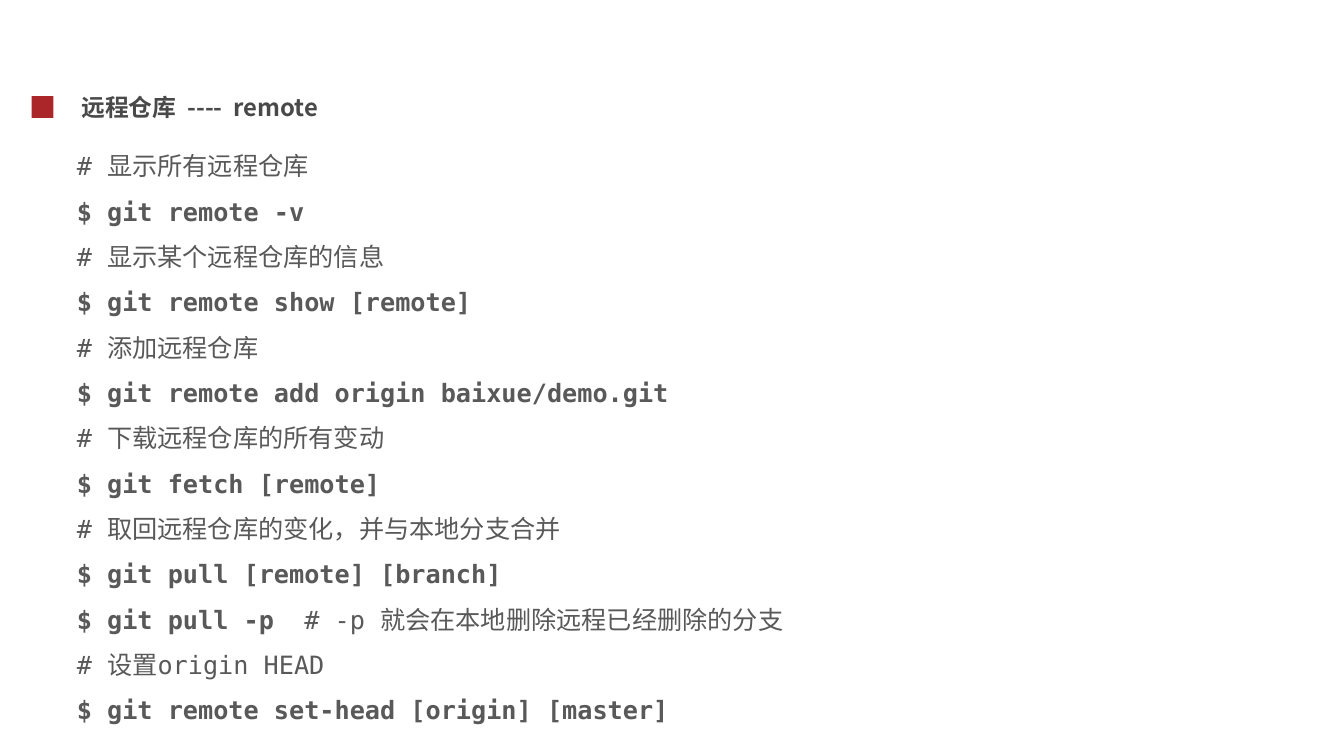
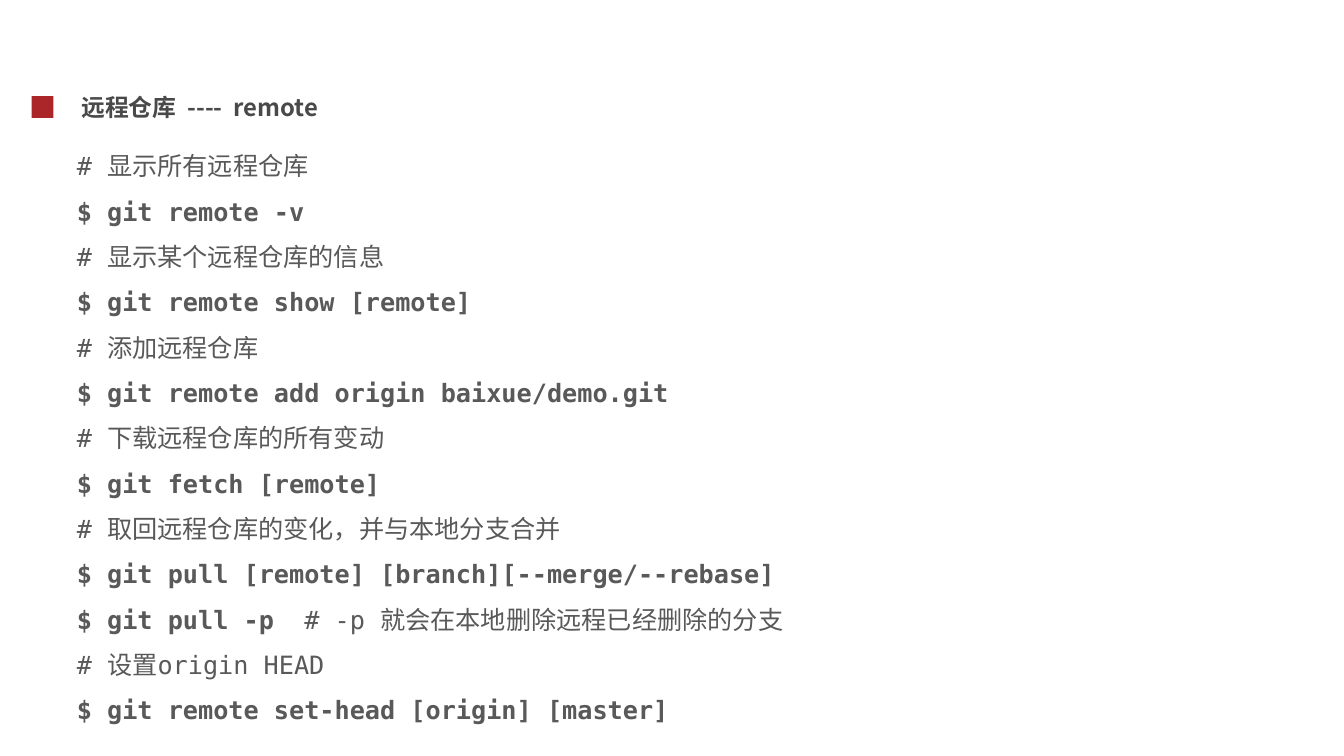
Before and after one commit to cash2one/note-1, a slide deck: slide 21 of toolbox/git使用.ppt. Drawn at 1344x756 pixels with LibreOffice and Linux fonts; fonts in the diff are those of the drawing; background and template pictures are left out. Boxes give left, top, right and bottom in pixels: in the first picture for what was removed or moved away, otherwise in the second. Text is boxed around its words. In the diff, an @@ line names an element or a change of style, - is before the commit and + after.

```diff
--- a/toolbox/git使用.ppt
+++ b/toolbox/git使用.ppt
@@ text at (107, 562, 774, 589): text changed @@
-$ git pull [remote] [branch]
+$ git pull [remote] [branch][--merge/--rebase]
```
Also in this commit, not shown: 2 other slides changed.
